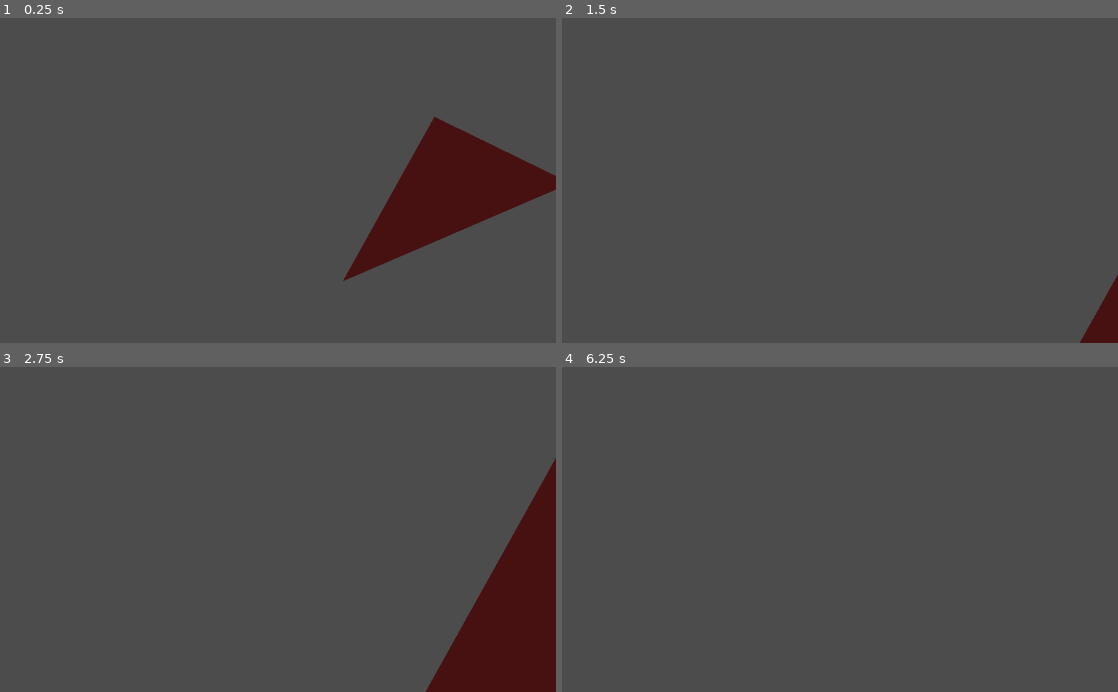
Above: before the commit, frames 1-4 (two rows, left to right).
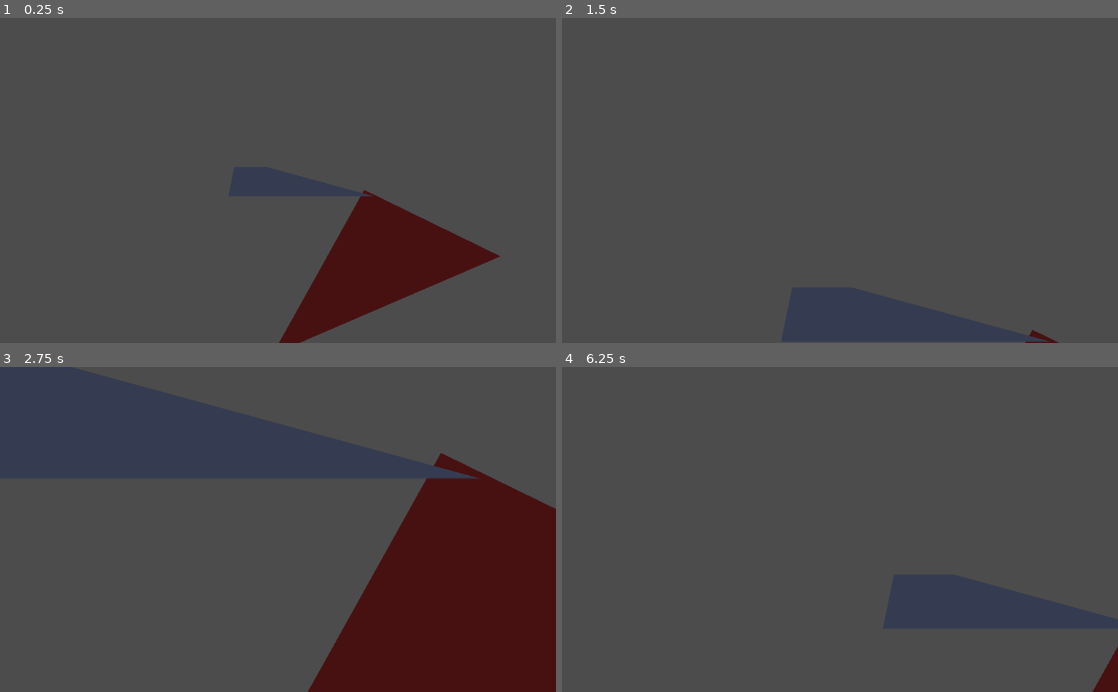
Above: after the commit, the same moments.

Repository: Shrub24/Telco-Tower-Offence
Game: Godot game, scene res://Scenes/Scene.tscn
Same seed, same stepped clock (60 frames per second), same inputs: the game is played once before the commit and once after it. The engine's default icon, where the game draws it, is replaced by a stand-in: a white triangle on a blue panel in a dark square.
Inputs (mouse positions are in pixels of both pictures, inside the frame that each line leads up to):
- Up to frame 1 (0.25 s): no input
- Up to frame 2 (1.5 s): move the mouse to (962, 164) at 0.52 s; hold Right (ui_right) 0.53-1.28 s; hold Mouse wheel up (view_zoom_in) 0.53-1.28 s; tap Enter at 1.25 s; move the mouse to (728, 196) at 1.27 s; hold Down (ui_down) from 1.28 s (still down); tap Mouse wheel down (view_zoom_out) at 1.35 s
- Up to frame 3 (2.75 s): move the mouse to (333, 458) at 2.02 s; release Down (ui_down) at 2.03 s; hold Right (ui_right) from 2.03 s (still down); hold Mouse wheel up (view_zoom_in) from 2.03 s (still down)
- Up to frame 4 (6.25 s): move the mouse to (812, 594) at 2.77 s; release Right (ui_right) at 2.78 s; release Mouse wheel up (view_zoom_in) at 2.78 s; hold Up (ui_up) 2.78-3.53 s; tap Mouse wheel down (view_zoom_out) at 2.85, 4.35, 5.85 s; move the mouse to (1006, 578) at 3.52 s; hold Mouse wheel up (view_zoom_in) 3.53-4.28 s; hold Left (ui_left) 3.53-5.03 s; tap Space at 4.25 s; move the mouse to (673, 480) at 4.27 s; move the mouse to (867, 529) at 5.02 s; hold Down (ui_down) 5.03-5.78 s; hold Mouse wheel up (view_zoom_in) 5.03-5.78 s; tap Enter at 5.75 s; move the mouse to (756, 448) at 5.77 s; hold Right (ui_right) from 5.78 s (still down)

The runs differ from the first frame. In frame 1, 12% of the frame differs, in the area x 50-100%, y 30-100%; in frame 2, 0.8%; in frame 3, 14%, in the area x 55-100%, y 26-100%; in frame 4, 0.3%.
Error after the commit: Parse Error: Too few arguments for "get_cyber_attack_mod()" call. Expected at least 1. (res://Scripts/ISPTownInfo.gd:78)

Commit message:
worked on updates, initialisation, ISP interface and game controller.
also refactored some code

Diff:
--- a/root/Scenes/ISP.tscn
+++ b/root/Scenes/ISP.tscn
@@ -2,6 +2,5 @@
 
 [ext_resource path="res://Scripts/ISP.gd" type="Script" id=1]
 
-
 [node name="ISP" type="Node"]
 script = ExtResource( 1 )
--- /dev/null
+++ b/root/Scenes/ISPTownInfo.tscn
@@ -0,0 +1,8 @@
+[gd_scene load_steps=2 format=2]
+
+[ext_resource path="res://Scripts/ISPTownInfo.gd" type="Script" id=1]
+
+[node name="ISPTownInfo" type="Node"]
+script = ExtResource( 1 )
+base_advertising_mod = 0.1
+base_cyber_attack_mod = 0.5
--- a/root/Scenes/Scene.tscn
+++ b/root/Scenes/Scene.tscn
@@ -1,7 +1,8 @@
-[gd_scene load_steps=5 format=2]
+[gd_scene load_steps=6 format=2]
 
-[ext_resource path="res://Scripts/ISPTownInfo.gd" type="Script" id=1]
+[ext_resource path="res://Scenes/ISPTownInfo.tscn" type="PackedScene" id=1]
 [ext_resource path="res://Scripts/CameraMovement.gd" type="Script" id=2]
+[ext_resource path="res://Scenes/Town_Node.tscn" type="PackedScene" id=3]
 [ext_resource path="res://Scripts/GameController.gd" type="Script" id=5]
 [ext_resource path="res://Scenes/ISP.tscn" type="PackedScene" id=6]
 
@@ -17,14 +18,16 @@
 script = ExtResource( 2 )
 
 [node name="Polygon2D" type="Polygon2D" parent="."]
-position = Vector2( 82.7601, -153.507 )
+position = Vector2( -46.5218, -18.4704 )
 color = Color( 0.286275, 0.0705882, 0.0705882, 1 )
 polygon = PoolVector2Array( 561.594, 177.801, 812.664, 300.505, 392.64, 481.728 )
 
-[node name="ISPTownInfo" type="Node" parent="."]
-script = ExtResource( 1 )
+[node name="ISPTownInfo" parent="." instance=ExtResource( 1 )]
 
 [node name="GameController" type="Node" parent="."]
 script = ExtResource( 5 )
 
 [node name="ISP" parent="." instance=ExtResource( 6 )]
+
+[node name="Town" parent="." instance=ExtResource( 3 )]
+position = Vector2( 171.244, 112.096 )
--- a/root/Scenes/Towers/Tower3g.tscn
+++ b/root/Scenes/Towers/Tower3g.tscn
@@ -5,6 +5,7 @@
 [node name="Tower3g" type="Node"]
 script = ExtResource( 1 )
 speeds = [ 1, 2, 3, 6 ]
-bandwidths = [ 5000, 10000, 20000, 40000 ]
+bandwidths = [ 2500, 5000, 10000, 20000 ]
 operation_cost = 500
 price = 10000
+upgrade_cost = [ 2500, 5000, 10000, 20000 ]
--- a/root/Scenes/Towers/Tower4g.tscn
+++ b/root/Scenes/Towers/Tower4g.tscn
@@ -8,3 +8,4 @@
 bandwidths = [ 100000, 200000, 400000, 800000 ]
 operation_cost = 5000
 price = 50000
+upgrade_cost = [ 25000, 50000, 100000, 200000 ]
--- a/root/Scenes/Towers/Tower5g.tscn
+++ b/root/Scenes/Towers/Tower5g.tscn
@@ -5,7 +5,7 @@
 [node name="Tower5g" type="Node"]
 script = ExtResource( 1 )
 speeds = [ 250, 500, 1000, 5000 ]
-bandwidths = [ 2000000, 4000000, 80000000, 16000000 ]
+bandwidths = [ 2000000, 4000000, 8000000, 16000000 ]
 operation_cost = 50000
 price = 250000
 upgrade_cost = [ 100000, 250000, 500000, 1000000 ]
--- a/root/Scenes/Town_Node.tscn
+++ b/root/Scenes/Town_Node.tscn
@@ -1,11 +1,12 @@
-[gd_scene load_steps=3 format=2]
+[gd_scene load_steps=4 format=2]
 
 [ext_resource path="res://Scripts/Town.gd" type="Script" id=1]
 [ext_resource path="res://icon.png" type="Texture" id=2]
-
+[ext_resource path="res://Scenes/ISPTownInfo.tscn" type="PackedScene" id=3]
 
 [node name="Town" type="Polygon2D"]
 position = Vector2( 224.254, 140.158 )
 texture = ExtResource( 2 )
 polygon = PoolVector2Array( 107.795, -10.4011, 63.745, 204.508, 340.057, 236.544, 478.88, 91.0466 )
 script = ExtResource( 1 )
+ISPTownInfo_scene = ExtResource( 3 )
--- a/root/Scripts/GameController.gd
+++ b/root/Scripts/GameController.gd
@@ -8,13 +8,12 @@
 export(Array, PackedScene) var player_ISP_scenes
 export(PackedScene) var player_scene
 export(Array, PackedScene) var AI_scenes
-export(Array, PackedScene) var AI_ISP_scenes
 var ISPs = []
 var AIs = []
 
 var player
 
-signal init_town_ISPs(ISPs, player)
+signal init_town_ISPs(AIs, player)
 signal turn_update()
 
 # Called when the node enters the scene tree for the first time.
@@ -30,9 +29,8 @@
 func game_start():
 	for scene in AI_scenes:
 		var instance = scene.instance()
-		ISPs.append(instance.init_ISP())
 		AIs.append(instance)
-	emit_signal("init_town_ISPs")
+	emit_signal("init_town_ISPs", AIs, player)
 
 func next_turn():
 	for AI in AIs:
--- a/root/Scripts/ISP.gd
+++ b/root/Scripts/ISP.gd
@@ -4,16 +4,20 @@
 export(String) var ISP_name
 export(Color) var colour
 
-
-var modifiers = {"advertising":1.0, "cyber_attack_offense":1.0, "cyber_attack_defense":1.0, "brand_loyalty":1.0, "brand_image":1.0, "price":1.0}
-var money = 0
+var shop
+export var modifiers = {"advertising":1.0, "cyber_attack_offense":1.0, "cyber_attack_defense":1.0, "brand_loyalty":1.0, "brand_image":1.0, "price":1.0}
+export var money = 0
 var towns = []
 var connections = 0
 var reserved_money = 0
 
 # Called when the node enters the scene tree for the first time.
 func _ready():
-	pass # Replace with function body.
+	$"../GameController".connect("turn_update", self, "turn_update")
+	shop = load("res://Resources//Shop.tres")
+
+func turn_update():
+	pass
 
 func spend_money(amount):
 	if money - reserved_money >= amount:
@@ -33,14 +37,83 @@
 		return true
 	return false
 
-func get_tower():
-	pass
+func get_available_money():
+	return money - reserved_money
 
-func buy_tower(tower):
-	pass
+func add_town(town):
+	if !towns.has(town):
+		towns.append(town)
+
+func change_price(town, amount):
+	return town.ISPs[self].update_delta_price(amount)
+
+func get_tower(type):
+	if type == "3g":
+		return shop.get_tower_3g()
+	elif type == "4g":
+		return shop.get_tower_4g()
+	elif type == "5g":
+		return shop.get_tower_5g()
+
+func get_tower_price(type):
+	return get_tower(type).price
+
+func get_town_tower(town):
+	return town.get_ISP_town_info(self).tower
+
+func build_tower(town, type):
+	var temp_tower = get_tower(type)
+	town.get_ISP_town_info(self).tower = temp_tower
 
 func upgrade_tower(town, type):
-	pass
+	var tower = get_town_tower(town)
+	tower.upgrade_tower(type)
+
+func get_tower_upgrade_level(town, type):
+	var tower = get_town_tower(town)
+	if type == "speed":
+		return tower.speed_level
+	elif type == "bandwidth":
+		return tower.bandwidth_level
+	elif type == "reach":
+		return tower.reach_level
+
+func get_tower_max_upgrade_level(town):
+	var tower = get_town_tower(town)
+	return tower.max_level
+
+func get_tower_upgrade_price(town, type, level):
+	var tower = get_town_tower(town)
+	var tower_type = tower.tower_type
+	if type == "3g":
+		return shop.get_tower_3g_upgrade_price(type, level)
+	elif type == "4g":
+		return shop.get_tower_4g_upgrade_price(type, level)
+	elif type == "5g":
+		return shop.get_tower_5g_upgrade_price(type, level)
+
+func get_advertising_price(town):
+	return shop.get_advertising_price(town.population)
+
+func set_advertising(town, value):
+	return town.get_ISP_town_info(self).update_advertising(value)
+
+func get_advertising(town):
+	return town.get_ISP_town_info(self).advertising
+
+func get_cyber_attack_price(town):
+	return shop.get_cyber_attack_price(town.population)
+
+func do_cyber_attack(town, ISP):
+	return town.get_ISP_town_info(ISP).do_cyber_attack(modifiers["cyber_attack_offense"])
+
+func cancel_cyber_attack(town, ISP):
+	return town.get_ISP_town_info(ISP).cancel_cyber_attack()
+
+func get_cyber_attack(town, ISP):
+	return town.get_ISP_town_info(ISP).get_cyber_attack_mod(modifiers["cyber_attack_offense"])
+
+
 
 
 # Called every frame. 'delta' is the elapsed time since the previous frame.
--- a/root/Scripts/ISPTownInfo.gd
+++ b/root/Scripts/ISPTownInfo.gd
@@ -4,48 +4,144 @@
 # Declare member variables here. Examples:
 # var a = 2
 # var b = "text"
+export var min_price = 1
+export var max_price = 250
+var delta_connections = 0
 var connections = 0
 var brand_loyalty = 0.0
 var brand_image = 0.0
 var tower
 var neighbouring_towers = []
 var price = 0.0
+var delta_price = 0.0
 export(float) var base_advertising_mod
-var advertising = 1
+var advertising = 0.0
 export(float) var base_cyber_attack_mod
-var cyber_attack = 1
+var cyber_attack_mod = 0.0
+var cyber_attack = 0.0
 var ISP
 var costs = 0
+var shop
+export var loyalty_scale_factor = 1
+export var tower_max_speed = 5000
+var town_population = 0
+
+func _ready():
+	shop = load("res://Resources//Shop.tres")
+
+func initialise(new_ISP, town):
+	ISP = new_ISP
+	ISP.add_town(town)
 
 
+func generate_starter(population):
+	town_population = population
+	connections = town_population
+
+	tower = shop.get_tower_3g()
+	price = min_price * 5
+
+	update_brand_image()
+	update_brand_loyalty()
+
+
+func generate(share, population, affluency):
+	town_population = population
+	connections = int(share * town_population/100)
+
+	tower = calculate_starting_tower(affluency)
+
+	update_brand_image()
+	update_brand_loyalty()
+	price = affluency * share/100 * brand_loyalty
+
+
+func get_bandwidth_used():
+	return float(connections)/tower.get_bandwidth()
+
+func calculate_affluency_decay(affluency):
+	#todo
+	pass
+
+func get_connections_delta(ISPTownInfos):
+	for other in ISPTownInfos:
+		var considering_switch = int(brand_image * (1 - other.brand_loyalty) * other.connections *  1/(1 + exp(-2 * ((other.price/price) - 1.25))))
+		other.delta_connections -= considering_switch
+
+func calculate_aoe_image():
+	#todo
+	return 0
+
+func update_brand_image():
+	var share = float(connections)/town_population
+	var aoe_image = calculate_aoe_image()
+	brand_image = float(share)/100 + ((1 - float(share)/100) * get_advertising_mod()) * (1 - get_cyber_attack_mod()) + aoe_image
+	brand_image = clamp(brand_image, 0.0, 1.0)
+
+func update_brand_loyalty():
+	var bandwidth_used = get_bandwidth_used()
+	brand_loyalty = loyalty_scale_factor * ISP.modifiers["brand_loyalty"] * (float(tower.get_speed())/tower_max_speed) * 1/(1 + exp(6 * (2 * bandwidth_used - 1.9)))
+	brand_loyalty = clamp(brand_loyalty, 0.0, 1.0)
+
+func get_income():
+	return connections * price
+
+func update_turn():
+	update_brand_image()
+	update_brand_loyalty()
+	connections += delta_connections
+	price += delta_price
+
+func calculate_starting_tower(affluency):
+	if connections > 1000000 and affluency > 75:
+		tower = shop.get_tower_5g()
+	elif connections > 75000 or affluency > 40:
+		tower = shop.get_tower_4g()
+	else:
+		tower = shop.get_tower_3g()
+
 func calculate_costs():
-	costs = advertising
+	costs = tower.operation_costs
 
 func get_advertising_mod():
-	return (base_advertising_mod * ISP.modifiers["advertising"]) ^ advertising
+	return (base_advertising_mod * ISP.modifiers["advertising"]) * advertising
 
 func update_advertising(amount):
-	advertising += amount
-	return [advertising, (get_advertising_mod() - 1) * 100]
+	advertising = amount
+	return [advertising, get_advertising_mod() * 100]
 
 func get_cyber_attack_mod(mod):
-	return (base_cyber_attack_mod * mod * ISP.modifiers["cyber_attack_defense"]) ^ cyber_attack
+	return base_cyber_attack_mod * mod * ISP.modifiers["cyber_attack_defense"]
 
-func update_cyber_attack(amount, mod):
-	cyber_attack += amount
-	return [cyber_attack, (get_cyber_attack_mod(mod) - 1) * 100]
+func do_cyber_attack(mod):
+	if get_cyber_attack_mod(mod) > cyber_attack_mod:
+		cyber_attack_mod = get_cyber_attack_mod(mod)
+		return true
+	return false
+
+
+
+func cancel_cyber_attack():
+	if cyber_attack != 0:
+		cyber_attack = 0
+		return true
+	return false
+
+func update_delta_price(amount):
+	delta_price += amount
+	delta_price = clamp(delta_price, min_price - price, max_price - price)
+	return delta_price
 
 func upgrade_tower():
 	pass
 
-func build_tower():
+func set_tower():
 	pass
 
 func update():
 	pass
 # Called when the node enters the scene tree for the first time.
-func _ready():
-	pass # Replace with function body.
+
 
 
 # Called every frame. 'delta' is the elapsed time since the previous frame.
--- a/root/Scripts/Shop.gd
+++ b/root/Scripts/Shop.gd
@@ -3,4 +3,31 @@
 export(PackedScene) var tower_4g
 export(PackedScene) var tower_5g
 export var advertising_cost = 1
-export var cyber_attack_cost = 1
+export var cyber_attack_cost = 15
+export var tower_3g_upgrade_costs = {"speed":[1, 2, 3, 4], "bandwidth":[1, 2, 3, 4], "reach":[1, 2, 3, 4]}
+export var tower_4g_upgrade_costs = {"speed":[1, 2, 3, 4], "bandwidth":[1, 2, 3, 4], "reach":[1, 2, 3, 4]}
+export var tower_5g_upgrade_costs = {"speed":[1, 2, 3, 4], "bandwidth":[1, 2, 3, 4], "reach":[1, 2, 3, 4]}
+
+func get_tower_3g():
+	return tower_3g.instance()
+
+func get_tower_4g():
+	return tower_4g.instance()
+
+func get_tower_5g():
+	return tower_5g.instance()
+
+func get_advertising_price(population):
+	return advertising_cost * population
+
+func get_cyber_attack_price(population):
+	return cyber_attack_cost * population
+
+func get_tower_3g_upgrade_price(type, level):
+	return tower_3g_upgrade_costs[type][level-1]
+
+func get_tower_4g_upgrade_price(type, level):
+	return tower_4g_upgrade_costs[type][level-1]
+
+func get_tower_5g_upgrade_price(type, level):
+	return tower_5g_upgrade_costs[type][level-1]
--- a/root/Scripts/Tower/Tower.gd
+++ b/root/Scripts/Tower/Tower.gd
@@ -3,14 +3,15 @@
 
 export var speeds = [1, 2, 3, 4]
 export var bandwidths = [10000, 100000, 1000000, 5000000]
-export var ranges = [0, 1, 2, 3]
+export var reach = [0, 1, 2, 3]
 export var operation_cost = 100000
 export var price = 1000
 export var upgrade_cost = [100, 200, 400, 800]
+export var tower_type = "3g"
 
 var speed_level = 0
 var bandwidth_level = 0
-var range_level = 0
+var reach_level = 0
 var max_level = 3
 
 
@@ -25,12 +26,12 @@
 	elif type == "bandwidths":
 		if bandwidth_level < max_level:
 			bandwidth_level += 1
-	elif type == "range":
-		if range_level < max_level:
-			range_level += 1
+	elif type == "reach":
+		if reach_level < max_level:
+			reach_level += 1
 
 func get_range():
-	return ranges[range_level]
+	return reach[reach_level]
 
 func get_bandwidth():
 	return bandwidths[bandwidth_level]
--- a/root/Scripts/Town.gd
+++ b/root/Scripts/Town.gd
@@ -2,16 +2,56 @@
 
 export var population = 0
 export(Array, String) var neighbours
-export var shares = {"ISP1":0, "ISP2":0, "ISP3":0, "ISP4":0}
+export var shares = {"Tedstra":0, "Vodaclone":0, "ElonMask Co":0, "PanCogan Mobile":0}
 export var starter_town = false
 export(String) var town_name
+export(PackedScene) var ISPTownInfo_scene
+var ISPs = {}
+var Player_ISPTownInfo
+export(float) var affluency
 
 
 # Called when the node enters the scene tree for the first time.
 func _ready():
-	pass # Replace with function body.
-
+	$"../GameController".connect("init_town_ISPs", self, "init_town_ISPs")
+	$"../GameController".connect("turn_update", self, "turn_update")
 
 # Called every frame. 'delta' is the elapsed time since the previous frame.
 func _process(delta):
 	pass
+
+func init_town_ISPs(AIs, player):
+	for AI in AIs:
+		var ISP = AI.ISP
+		if shares[ISP.name]:
+			var ISPTownInfo = create_ISPTownInfo(ISP)
+			ISPTownInfo.generate(shares[ISP.name], population, affluency)
+			ISPs[ISP] = ISPTownInfo
+
+	if starter_town:
+		Player_ISPTownInfo = create_ISPTownInfo(player.ISP)
+		Player_ISPTownInfo.generate_starter(population)
+
+
+func get_ISP_town_info(ISP):
+	if ISPs.keys().has(ISP):
+		return ISPs[ISP]
+	if Player_ISPTownInfo:
+		if ISP == Player_ISPTownInfo.ISP:
+			return Player_ISPTownInfo
+	return false
+
+
+func get_share(ISP):
+	return float(ISPs[ISP].connections)/population
+
+func turn_update():
+	var ISPTownInfos = ISPs.values()
+	ISPTownInfos.append(Player_ISPTownInfo)
+	for ISP in ISPTownInfos:
+		ISP.update_connections(ISPTownInfos)
+
+func create_ISPTownInfo(ISP):
+	var ISPTownInfo = ISPTownInfo_scene.instance()
+	ISPTownInfo.initialise(ISP, self)
+	return ISPTownInfo
